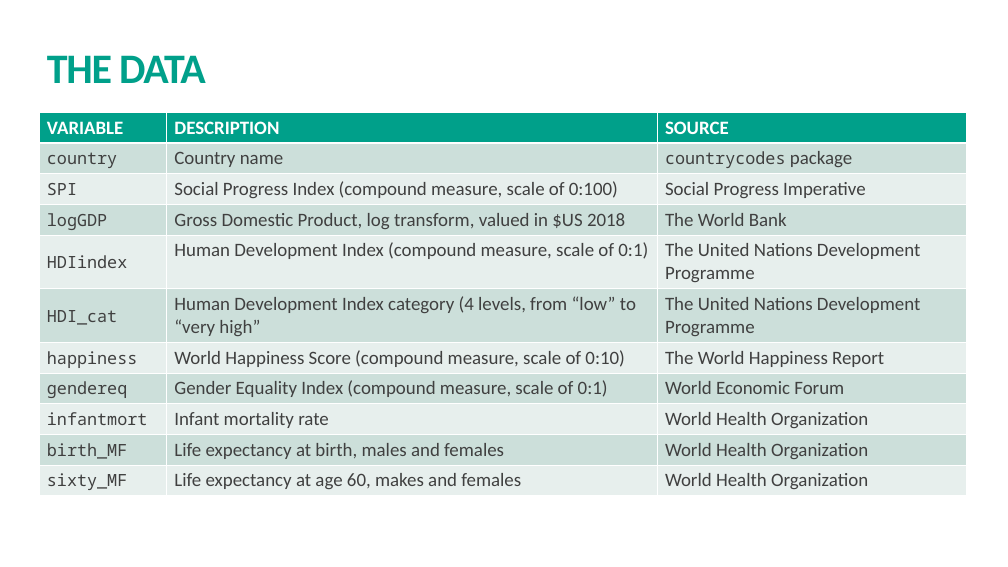
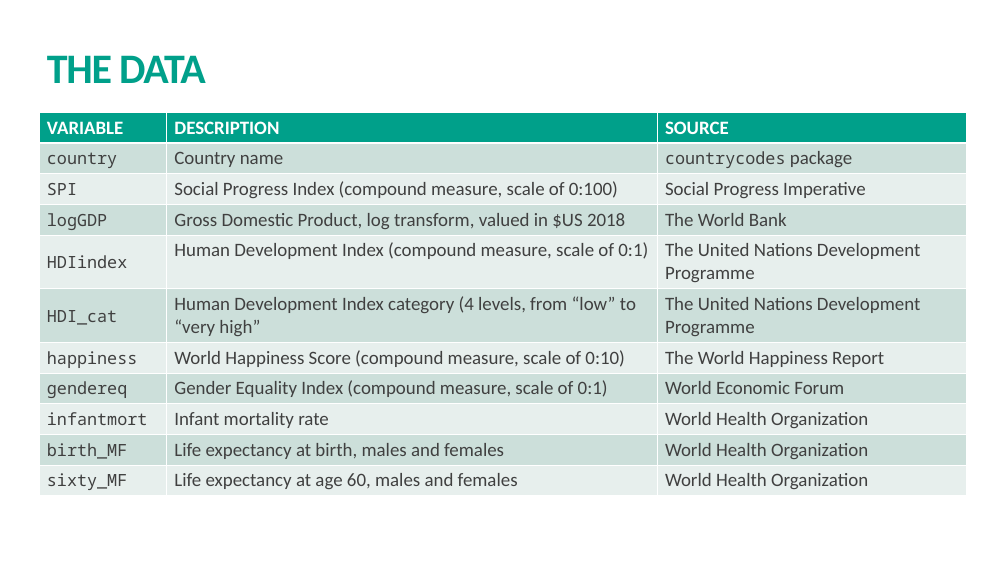
Before and after one commit to kmprioliPROF/MAT_8790_Final_Project, a slide deck: slide 6 of Prioli_Final_Proj.pptx. Drawn at 1008x567 pixels with LibreOffice and Linux fonts; fonts in the diff are those of the drawing. Boxes give left, top, right and bottom in pixels: in the first picture for what was removed or moved away, otherwise in the second. Text is boxed around its words. In the diff, an @@ line names an element or a change of style, - is before the commit and + after.

Commit message:
Edits to slides

```diff
--- a/Prioli_Final_Proj.pptx
+++ b/Prioli_Final_Proj.pptx
@@ table at box(39, 113, 967, 495) @@
-row 11, column 2: Life expectancy at age 60, makes and females
+row 11, column 2: Life expectancy at age 60, males and females
```
Also in this commit, not shown: 2 other slides changed.
